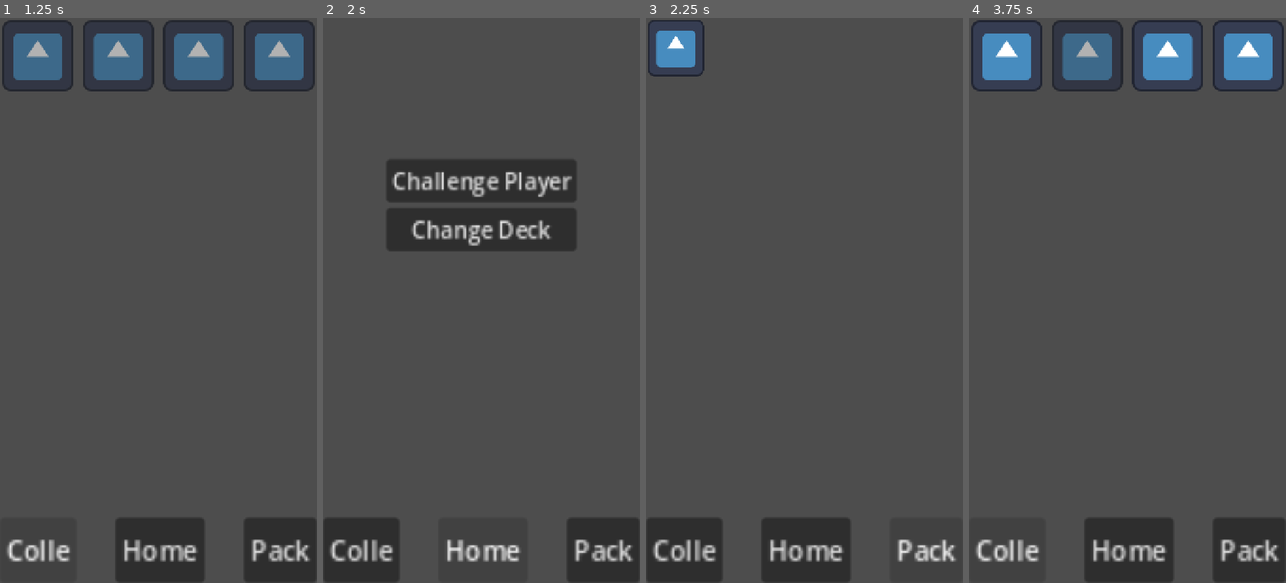
Above: before the commit, frames 1-4 (left to right).
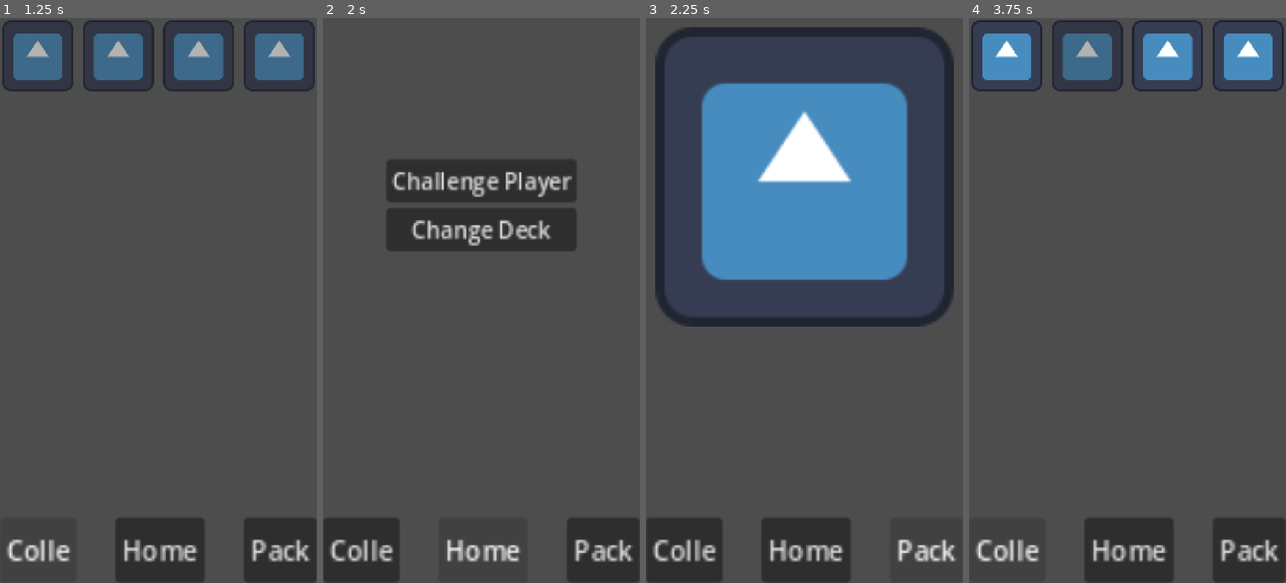
Above: after the commit, the same moments.

Repository: Simon-Kahre/nTCG
Game: Godot game, scene res://scenes/testingEnv.tscn
Same seed, same stepped clock (60 frames per second), same inputs: the game is played once before the commit and once after it.
Inputs (mouse positions are in pixels of both pictures, inside the frame that each line leads up to; where the layout moved, square brackets give the same spot in the first picture):
- Up to frame 1 (1.25 s): click "Colle" at 0.5 s
- Up to frame 2 (2 s): click "Home" at 1.25 s
- Up to frame 3 (2.25 s): click "Pack" at 2 s
- Up to frame 4 (3.75 s): click (1127, 176) [997, 46] at 2.75 s; click "Colle" at 3.5 s

Frames 1-2 are identical in both runs. In frame 3, 30% of the frame differs, in the area x 0-98%, y 0-55%; in frame 4, nothing differs.

Commit message:
Make packs view scale to phone screen size

Diff:
--- a/trading-card-game/scripts/pack_opening.gd
+++ b/trading-card-game/scripts/pack_opening.gd
@@ -4,6 +4,8 @@
 var player
 var pressColor: StyleBoxFlat = preload("res://assets/styleBox/collectionButton.tres")
 var emptyColor: StyleBoxEmpty = preload("res://assets/styleBox/collectionButtonEmpty.tres")
+
+@onready var grid: GridContainer = $GridContainer
 
 func _ready() -> void:
 	player = get_parent().find_child("Node")
@@ -28,6 +30,10 @@
 		button.pressed.connect(open_pack.bind(i))
 		self.get_child(0).add_child(button)
 
+	var gridSizeX = grid.get_combined_minimum_size().x
+	var screenSize = get_viewport_rect()
+	grid.scale = Vector2(screenSize.end[0]/gridSizeX, screenSize.end[0]/gridSizeX)
+
 func override_styleboxes(button: Button):
 	button.add_theme_stylebox_override("pressed", pressColor)
 	button.add_theme_stylebox_override("hover", emptyColor)
Not shown: 1 places in trading-card-game/scenes/packs.tscn that only renumber resources
